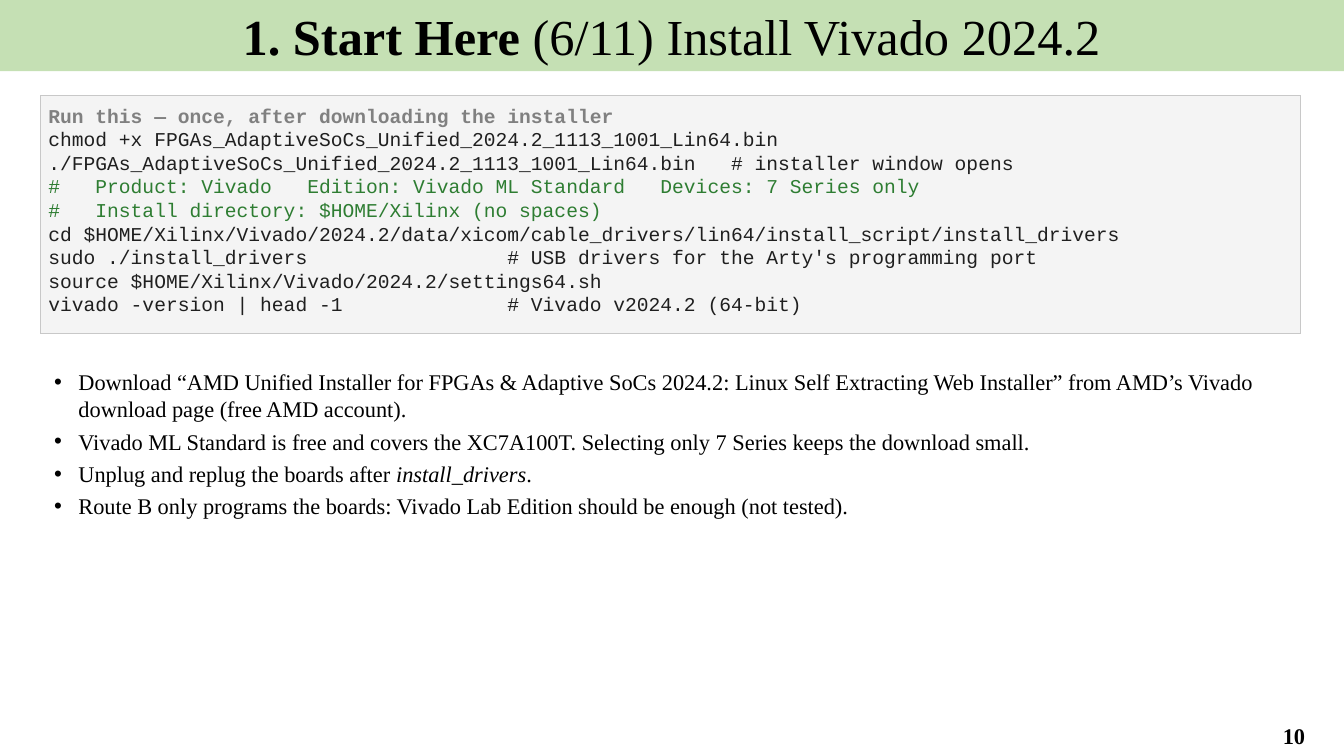
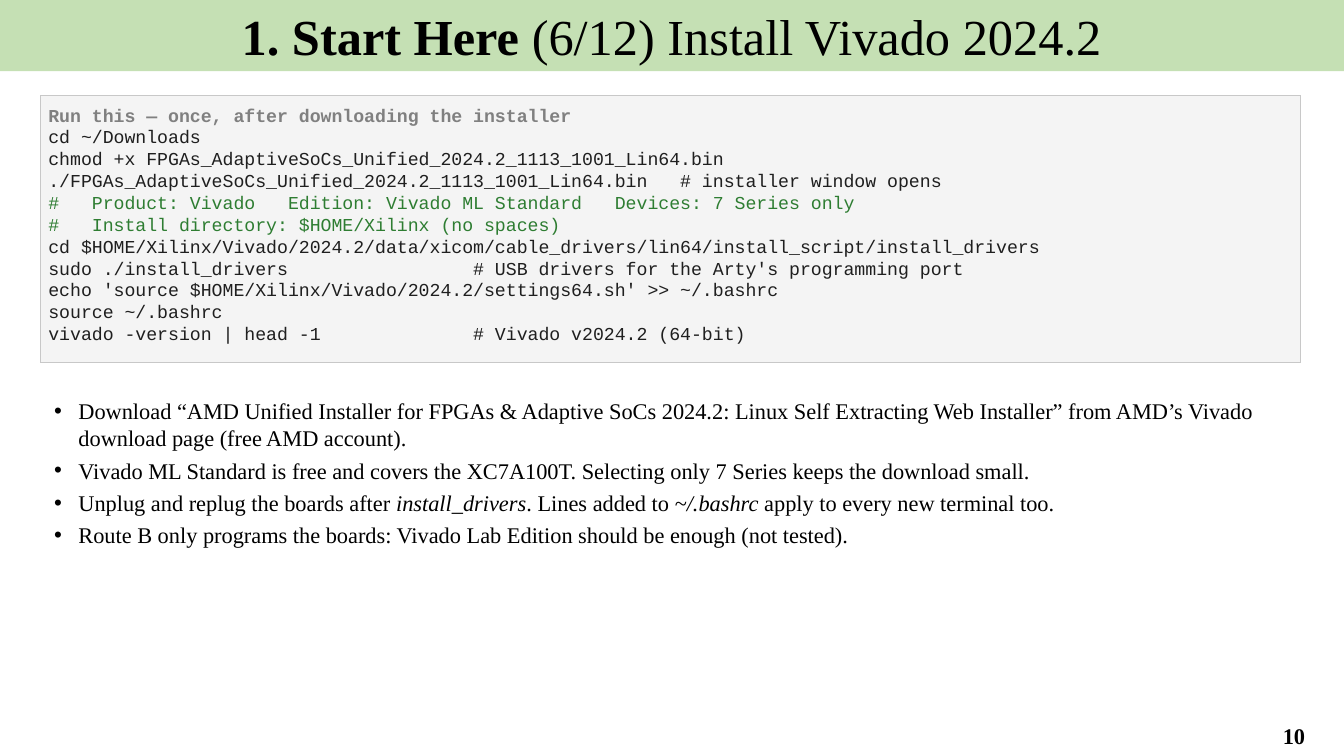
Before and after one commit to Khaiduy/chipyard-edhoc, a slide deck: slide 10 of fpga/sw/export/docs/slides/01_EDHOC_SoC_on_Arty_A7-100T.pptx. Drawn at 1344x756 pixels with LibreOffice and Linux fonts; fonts in the diff are those of the drawing. Boxes give left, top, right and bottom in pixels: in the first picture for what was removed or moved away, otherwise in the second. Text is boxed around its words. In the diff, an @@ line names an element or a change of style, - is before the commit and + after.

```diff
--- a/fpga/sw/export/docs/slides/01_EDHOC_SoC_on_Arty_A7-100T.pptx
+++ b/fpga/sw/export/docs/slides/01_EDHOC_SoC_on_Arty_A7-100T.pptx
@@ text in rectangle at [242,20,1102,65]: text changed @@
-1. Start Here (6/11) Install Vivado 2024.2
+1. Start Here (6/12) Install Vivado 2024.2
@@ rectangle "Run this — once, after ...": place and size @@
-rectangle "Run this — once, after ..." at [40,96,1301,333]
+rectangle "Run this — once, after ..." at [40,96,1301,362]
@@ text in rectangle at [48,109,1040,344]: size 14 to 13 pt in "Run this — once, after downloading the ...", "chmod +x FPGAs_AdaptiveSoCs_Unified_2024.2_1113_1001_Lin64.b ...", "./FPGAs_AdaptiveSoCs_Unified_2024.2_1113_1001_Lin64.bin # in ...", "# Product: Vivado Edition: Vivado ML Standard ..." and 4 more places @@
@@ text in rectangle at [48,131,201,144]: paragraph added @@
+cd ~/Downloads
@@ text in rectangle at [48,284,778,318]: text changed; size 14 to 13 pt @@
-source $HOME/Xilinx/Vivado/2024.2/settings64.sh
+echo 'source $HOME/Xilinx/Vivado/2024.2/settings64.sh' >> ~/.bashrc
+source ~/.bashrc
@@ text "Download “AMD Unified Installer for ...": place and size @@
-text "Download “AMD Unified Installer for ..." at [78,374,1252,519]
+text "Download “AMD Unified Installer for ..." at [78,403,1252,548]
@@ text at [78,495,1054,516]: text changed @@
-• Unplug and replug the boards after install_drivers.
+• Unplug and replug the boards after install_drivers. Lines added to ~/.bashrc apply to every new terminal too.
```
Also in this commit, not shown: 17 other slides changed, 1 slide added, 11 other files.
